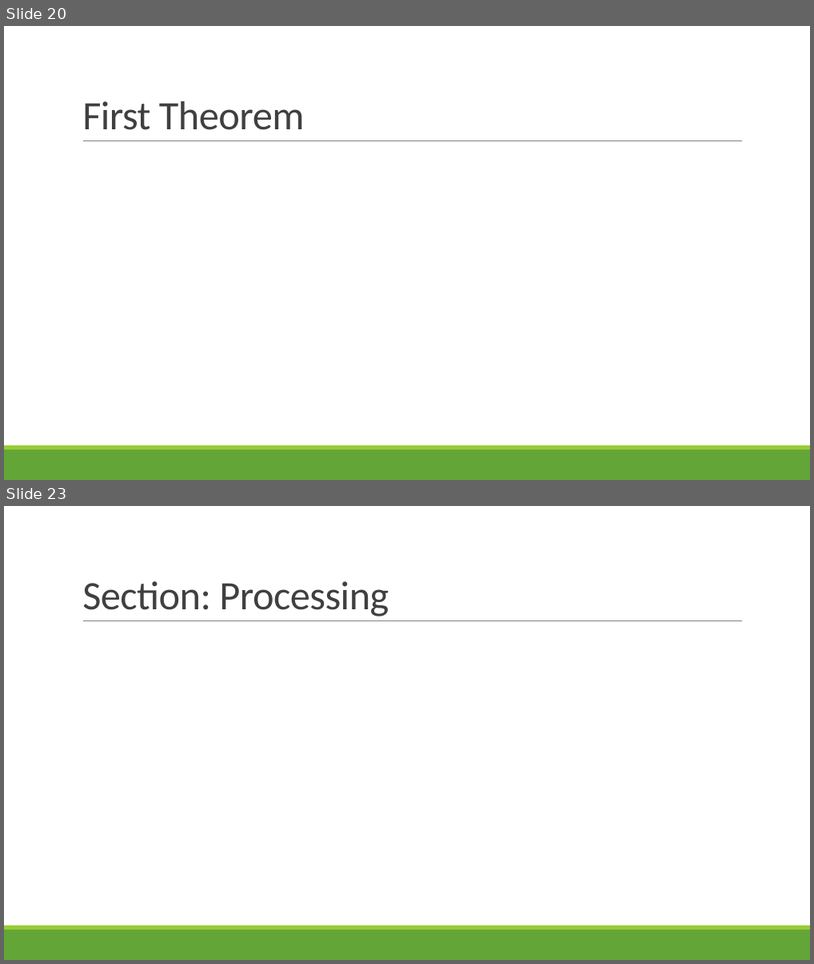
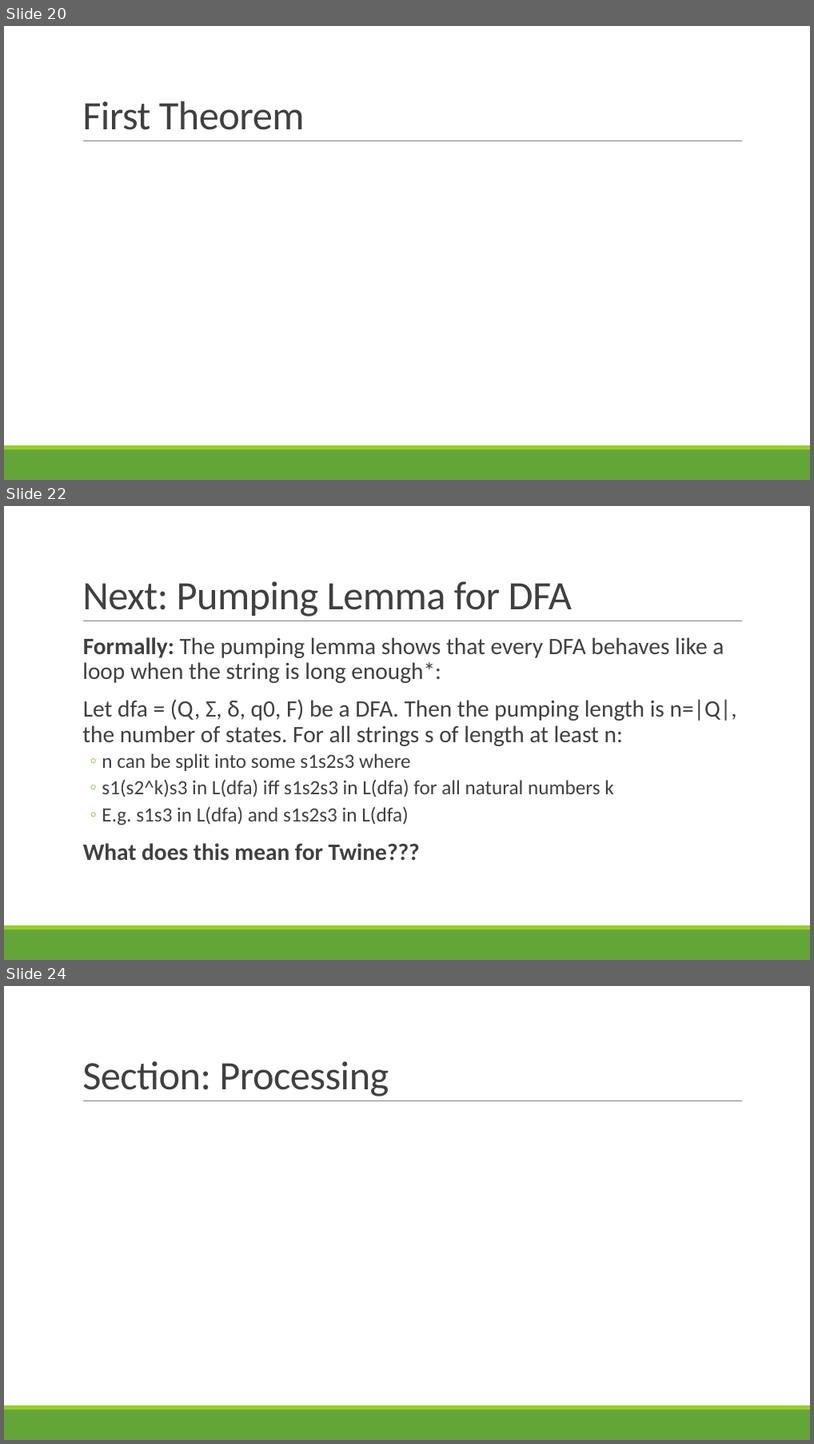
Before and after one commit to rbohrer/pl-course, a slide deck: LectureSlides/12Play.pptx. Shown one above the other, each under a label of ours: slides 20 and 23 before the commit, slides 20, 22 and 24 after it; the slides between them are not shown. The pictures are 814x964 and 814x1444 pixels, drawn with LibreOffice and Linux fonts; fonts in the diff are those of the drawing; grey boxes stand for pictures. Boxes give left, top, right and bottom in pixels: in the first picture for what was removed or moved away, otherwise in the second. Text is boxed around its words. In the diff, an @@ line names an element or a change of style, - is before the commit and + after.

```diff
--- a/LectureSlides/12Play.pptx
+++ b/LectureSlides/12Play.pptx
@@ slide 22 added at [4, 506, 810, 960], background #FFFFFF; not listed: 3 template elements that a slide beside it also shows @@
@@ title added at [82, 581, 572, 616], 48 pt, text #404040 @@
+Next: Pumping Lemma for DFA
@@ text added at [82, 637, 738, 860], 28 pt, text #404040 @@
+  Formally: The pumping lemma shows that every DFA behaves like a loop when the string is long enough*:
+  Let dfa = (Q, Σ, δ, q0, F) be a DFA. Then the pumping length is n=|Q|, the number of states. For all strings s of length at least n:
+  ◦ n can be split into some s1s2s3 where
+  ◦ s1(s2^k)s3 in L(dfa) iff s1s2s3 in L(dfa) for all natural numbers k
+  ◦ E.g. s1s3 in L(dfa) and s1s2s3 in L(dfa)
+  What does this mean for Twine???
@@ what was slide 23 is now slide 24 @@
```
Also in this commit, not shown: 2 slides changed, 12 other slides added.
